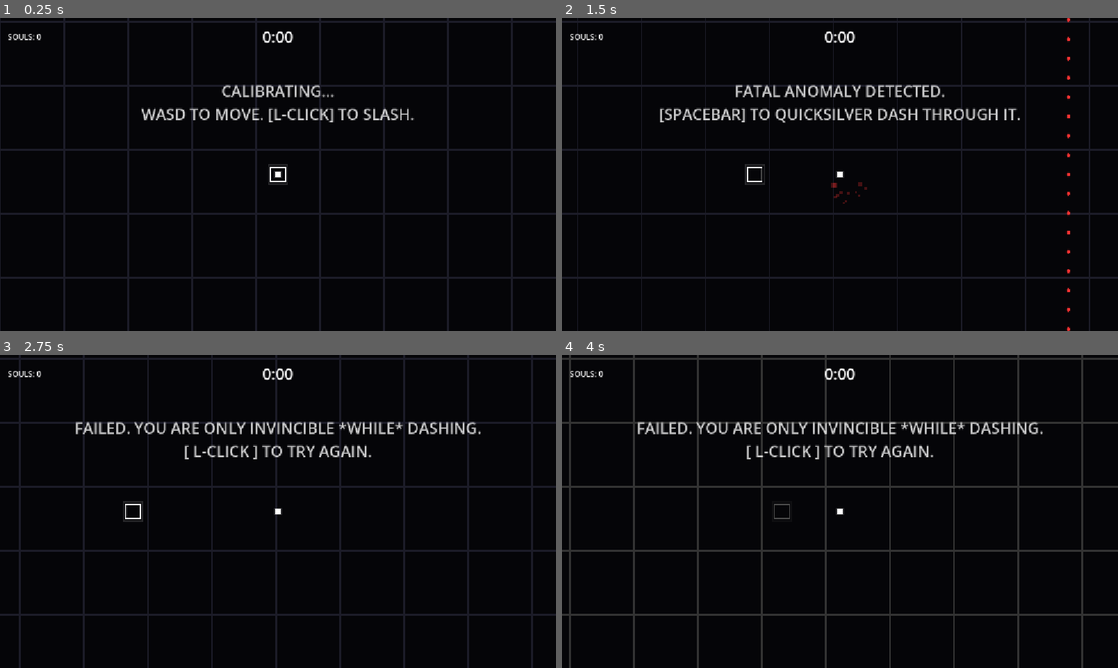
Above: before the commit, frames 1-4 (two rows, left to right).
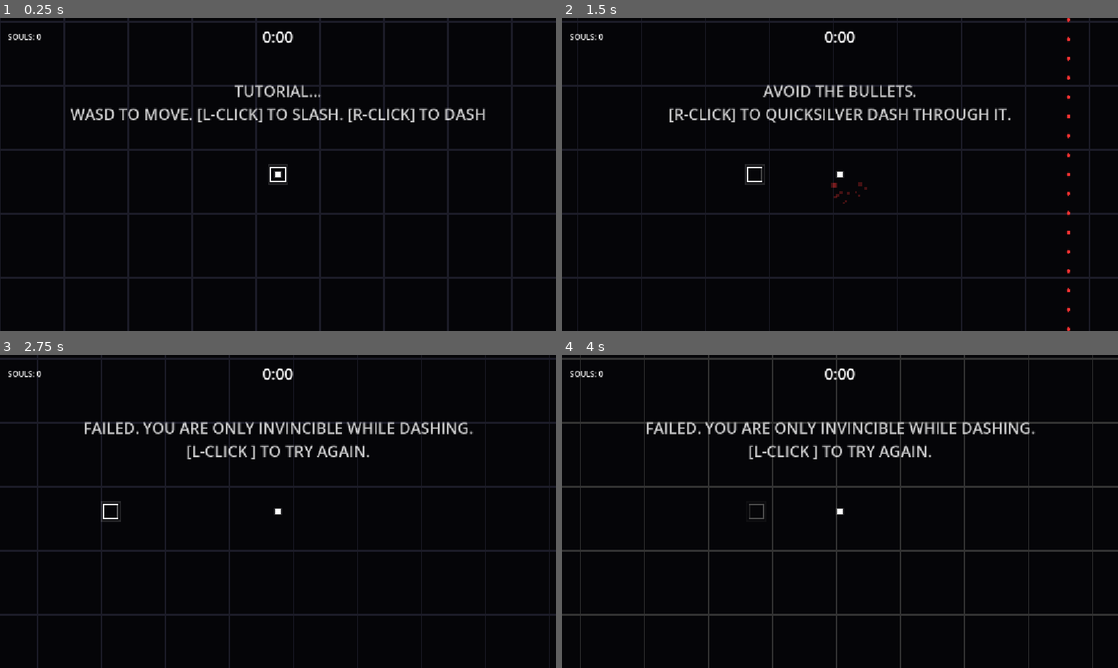
Above: after the commit, the same moments.

Repository: AnonymousXavier/ink-void
Game: Godot game, scene res://Scenes/tutorial.tscn
The game is run twice, just before and just after one commit, with the same random seed, the same clock (stepped at 60 frames per second) and the same inputs. This scene is started directly instead of the project's main scene.
Inputs (mouse positions are in pixels of both pictures, inside the frame that each line leads up to):
- Up to frame 1 (0.25 s): no input
- Up to frame 2 (1.5 s): tap Enter at 0.5 s; move the mouse to (962, 158) at 0.52 s; hold Right (right) 0.53-1.25 s; hold Space (parry) 0.53-1.25 s; tap Shift (dash) at 0.6 s; click (962, 158) at 0.67 s; drag from (728, 190) to (812, 237) at 1.27 s
- Up to frame 3 (2.75 s): move the mouse to (333, 442) at 2.02 s; hold Right (right) from 2.03 s (still down); hold Space (parry) from 2.03 s (still down); tap Shift (dash) at 2.1 s
- Up to frame 4 (4 s): release Right (right) at 2.75 s; release Space (parry) at 2.75 s; drag from (812, 574) to (673, 464) at 2.77 s; move the mouse to (1006, 558) at 3.52 s; hold Left (left) from 3.53 s (still down); hold Space (parry) from 3.53 s (still down); tap Shift (dash) at 3.6 s

The runs differ from the first frame. In frame 1, 2.2% of the frame differs, in the area x 12-88%, y 21-34%; in frame 2, 2.6%; in frame 3, 7.2%, in the area x 3-99%, y 0-100%; in frame 4, 7.1%.

Commit message:
Audio Implementation

Diff:
--- a/AutoLoads/Cache.gd
+++ b/AutoLoads/Cache.gd
@@ -1,6 +1,7 @@
 extends Node
 
 var is_ready: bool
+var audio_dict: Dictionary[String, AudioStream]
 
 # RENDERING DATA
 @onready var textures_dict: Dictionary[Enums.ENTITY_TYPES, ImageTexture]
@@ -38,4 +39,18 @@
 		Enums.ENTITY_TYPES.PLAYER: await ImageGenerator.generate_texture_for(render_info[Enums.ENTITY_TYPES.PLAYER])
 	}
 
+	# Preload all your generated audio here!
+	audio_dict = {
+		"slash": preload("uid://bq5qyyhu04nnx"),
+		"parry": preload("uid://cyxnctjw465ik"),
+		"dash": preload("uid://cwavci7klm88o"),
+		"shoot": preload("uid://dhnko1t8mc2iq"),
+		"enemy_death": preload("uid://dtt4nr1cmsobp"),
+		"soul_pop": preload("uid://bq20jtogsgkw8"),
+		# Background music
+		"lobby_bgm": preload("uid://pcsuom33xydi"),
+		"arena_bgm": preload("uid://cqwjqxvlwkwx3"),
+		"tutorial_bgm": preload("uid://cjdkadiqlwhom")
+	}
+
 	is_ready = true
--- a/AutoLoads/SceneInstances.gd
+++ b/AutoLoads/SceneInstances.gd
@@ -12,5 +12,6 @@
 var save_system: SaveSystem
 var load_system: LoadSystem
 var viewport: Viewport
+var audio_system: AudioSystem
 
 var time_scale: float = 1.0
--- a/Scenes/main_menu.gd
+++ b/Scenes/main_menu.gd
@@ -3,6 +3,7 @@
 @onready var bg: ColorRect = $BG
 @onready var main_menu_ui_manager: MainMenuUIManager = $MainMenuUIManager
 
+var audio_system: AudioSystem = AudioSystem.new("lobby_bgm")
 var events_manager: EventsManager = EventsManager.new()
 var input_system: InputSystem = InputSystem.new()
 var player_controller_system: PlayerControllerSystem = PlayerControllerSystem.new()
@@ -25,6 +26,8 @@
 	SceneInstances.rendering_system = rendering_system
 	SceneInstances.BG = bg
 	SceneInstances.camera = camera
+
+	add_child(audio_system)
 
 	_update_gold_display()
 	add_child(rendering_system)
@@ -121,6 +124,7 @@
 			return
 
 	main_menu_ui_manager.update()
+	audio_system.update(delta)
 
 func _update_gold_display() -> void:
 	pass
--- a/Scenes/tutorial.gd
+++ b/Scenes/tutorial.gd
@@ -4,6 +4,7 @@
 @onready var ui_manager: UIManager = $UIManager
 
 # Initialize Core Systems
+var audio_system: AudioSystem = AudioSystem.new("tutorial_bgm")
 var rendering_system: RenderingSystem = RenderingSystem.new()
 var input_system: InputSystem = InputSystem.new()
 var events_manager: EventsManager = EventsManager.new()
@@ -31,8 +32,7 @@
 var hitstop_system: HitStopSystem = HitStopSystem.new()
 
 # Initialize Tutorial-Specific Systems
-# A tight 600x600 quarantine zone centered on the spawn
-var boundary_system: BoundarySystem = BoundarySystem.new(Rect2(-300, -300, 600, 600))
+var boundary_system: BoundarySystem = BoundarySystem.new(Rect2(-300, -300, 1000, 1000))
 var tutorial_system: TutorialSystem = TutorialSystem.new()
 
 var player_spawned: bool = false
@@ -58,7 +58,8 @@
 	add_child(splatter_canvas)
 	add_child(rendering_system)
 	add_child(particles_system)
-	add_child(tutorial_system) # Add the Director!
+	add_child(tutorial_system)
+	add_child(audio_system)
 
 func _process(delta: float) -> void:
 	if Cache.is_ready and not player_spawned:
@@ -99,5 +100,7 @@
 	camera_shake_system.update(delta)
 	camera.update()
 
+	audio_system.update(delta)
+
 	# The Director watches everything
 	tutorial_system.update(delta)
--- a/Scenes/world.gd
+++ b/Scenes/world.gd
@@ -4,6 +4,7 @@
 @onready var ui_manager: UIManager = $UIManager
 
 # Initialize Systems
+var audio_system: AudioSystem = AudioSystem.new("arena_bgm")
 var rendering_system: RenderingSystem = RenderingSystem.new()
 var input_system: InputSystem = InputSystem.new()
 var events_manager: EventsManager = EventsManager.new()
@@ -63,6 +64,7 @@
 	add_child(rendering_system)
 
 	add_child(wave_system)
+	add_child(audio_system)
 	add_child(particles_system)
 
 func _process(delta: float) -> void:
@@ -110,5 +112,7 @@
 	upgrade_system.update()
 	revive_system.update()
 
+	audio_system.update(delta)
+
 	if not game_over_system.game_ended: game_over_system.update(delta)
 	save_system.update()
--- /dev/null
+++ b/Systems/AudioSystem.gd
@@ -0,0 +1,69 @@
+extends Node
+class_name AudioSystem
+
+var sfx_pool: Array[AudioStreamPlayer] = []
+var pool_size: int = 16
+var current_pool_index: int = 0
+
+var bgm_player: AudioStreamPlayer
+var current_bgm_key: String = ""
+
+# Accept the track name when the system is created!
+func _init(bgm_to_play: String = "") -> void:
+	current_bgm_key = bgm_to_play
+	SceneInstances.audio_system = self
+
+	# 1. SETUP BGM PLAYER
+	bgm_player = AudioStreamPlayer.new()
+	bgm_player.bus = "Master"
+	add_child(bgm_player)
+
+	# 2. SETUP SFX POOL
+	for i in range(pool_size):
+		var player = AudioStreamPlayer.new()
+		player.bus = "Master"
+		sfx_pool.append(player)
+		add_child(player)
+
+func _ready() -> void:
+	# Play the specific track passed during _init
+	if current_bgm_key != "" and Cache.audio_dict.has(current_bgm_key):
+		bgm_player.stream = Cache.audio_dict[current_bgm_key]
+		bgm_player.play()
+
+func update(_delta: float) -> void:
+	print("Processing Sound")
+	# --- HITSTOP PITCH MODULATION ---
+	var current_time = SceneInstances.time_scale
+	var target_pitch = max(0.1, current_time)
+
+	for player in sfx_pool:
+		if player.playing:
+			player.pitch_scale = target_pitch
+
+	bgm_player.pitch_scale = target_pitch
+
+	# --- EVENT LISTENER ---
+	for event in SceneInstances.events_manager.events:
+		match event.type:
+			Enums.EVENT_TYPES.DAMAGE_ATTEMPT:
+				play_sound("enemy_death")
+
+			Enums.EVENT_TYPES.SOUL_COLLECTED:
+				play_sound("soul_pop")
+
+			Enums.EVENT_TYPES.HIT_STOP:
+				play_sound("parry")
+				play_sound("slash") # Layer the slash with the parry impact!
+
+func play_sound(sound_name: String) -> void:
+	if not Cache.audio_dict.has(sound_name): print("Sound doesnt existr"); return
+
+	var player = sfx_pool[current_pool_index]
+	player.stream = Cache.audio_dict[sound_name]
+
+	var safe_time = max(0.1, SceneInstances.time_scale)
+	player.pitch_scale = safe_time * randf_range(0.85, 1.15)
+	player.play()
+
+	current_pool_index = (current_pool_index + 1) % pool_size
--- a/Systems/TutorialSystem.gd
+++ b/Systems/TutorialSystem.gd
@@ -18,7 +18,7 @@
 	style.font_color = Color(1, 1, 1, 0.8)
 	instruction_label.label_settings = style
 	instruction_label.horizontal_alignment = HORIZONTAL_ALIGNMENT_CENTER
-	instruction_label.text = "CALIBRATING...\nWASD TO MOVE. [L-CLICK] TO SLASH."
+	instruction_label.text = "TUTORIAL...\nWASD TO MOVE. [L-CLICK] TO SLASH. [R-CLICK] TO DASH"
 
 	var canvas = CanvasLayer.new()
 	canvas.add_child(instruction_label)
@@ -55,7 +55,7 @@
 
 		Phase.DASH_FAILED:
 			# Explicit retry loop
-			instruction_label.text = "FAILED. YOU ARE ONLY INVINCIBLE *WHILE* DASHING.\n[ L-CLICK ] TO TRY AGAIN."
+			instruction_label.text = "FAILED. YOU ARE ONLY INVINCIBLE WHILE DASHING.\n[L-CLICK ] TO TRY AGAIN."
 			if input.fire_pressed:
 				input.fire_pressed = false # Consume the input
 				_transition_to_dash_test()
@@ -65,7 +65,7 @@
 
 		Phase.PARRY_FAILED:
 			# Explicit retry loop
-			instruction_label.text = "FAILED. SLASH THE BULLET *BEFORE* IT HITS YOU.\n[ L-CLICK ] TO TRY AGAIN."
+			instruction_label.text = "FAILED. SLASH THE BULLET BEFORE IT HITS YOU.\n[ L-CLICK ] TO TRY AGAIN."
 			if input.fire_pressed:
 				input.fire_pressed = false # Consume the input
 				_transition_to_parry_test()
@@ -77,7 +77,7 @@
 func _transition_to_dash_test() -> void:
 	current_phase = Phase.DASH_TEST
 	phase_timer = 1.5 # Shortened to 1.5s so they have to react fast
-	instruction_label.text = "FATAL ANOMALY DETECTED.\n[SPACEBAR] TO QUICKSILVER DASH THROUGH IT."
+	instruction_label.text = "AVOID THE BULLETS.\n[R-CLICK] TO QUICKSILVER DASH THROUGH IT."
 	SceneInstances.events_manager.add_event({"type": Enums.EVENT_TYPES.SCREEN_SHAKE, "intensity": 0.5})
 
 	_spawn_bullet_wall()
@@ -105,7 +105,7 @@
 
 func _transition_to_complete() -> void:
 	current_phase = Phase.COMPLETE
-	instruction_label.text = "CALIBRATION COMPLETE.\nGRANTING 100 SOULS. RETURNING TO LOBBY..."
+	instruction_label.text = "TUTORIAL COMPLETE.\nGRANTING 100 SOULS. RETURNING TO LOBBY..."
 	instruction_label.label_settings.font_color = Color(0.2, 1.0, 0.2)
 
 	SceneInstances.events_manager.add_event({"type": Enums.EVENT_TYPES.SCREEN_SHAKE, "intensity": 1.0})
--- a/Systems/dash_system.gd
+++ b/Systems/dash_system.gd
@@ -29,6 +29,7 @@
 	# Start Speedster Mode
 	if input.dash_pressed and dash.cooldown_time_left <= 0 and parry.current_state != ParryData.State.PARRYING:
 		dash.is_dashing = true
+		SceneInstances.audio_system.play_sound("dash")
 		dash.dash_time_left = dash.dash_duration
 		dash.cooldown_time_left = dash.cooldown
 
--- a/Systems/parry_system.gd
+++ b/Systems/parry_system.gd
@@ -39,7 +39,7 @@
 
 	# 3. INPUT TRIGGER (Consumes Ammo)
 	if parry.current_state == ParryData.State.READY and input.parry_pressed and parry.current_charges > 0:
-
+		SceneInstances.audio_system.play_sound("slash")
 		# If we were full, starting a drain means we need to start the background timer
 		if parry.current_charges == parry.max_charges:
 			parry.recharge_timer = parry.recharge_time
--- a/Systems/projectile_dispatch_system.gd
+++ b/Systems/projectile_dispatch_system.gd
@@ -30,3 +30,4 @@
 			var bullet_color = parent_render.modulate if parent_render else Color("ff0033")
 
 			Factories.spawn_bullet(parent_transform.position, direction, event["damage"], event["target"], bullet_speed, bullet_color)
+			SceneInstances.audio_system.play_sound("shoot")
--- /dev/null
+++ b/default_bus_layout.tres
@@ -0,0 +1,15 @@
+[gd_resource type="AudioBusLayout" format=3 uid="uid://dn1sevestxifj"]
+
+[resource]
+bus/1/name = &"BGM"
+bus/1/solo = false
+bus/1/mute = false
+bus/1/bypass_fx = false
+bus/1/volume_db = 0.0
+bus/1/send = &"Master"
+bus/2/name = &"SFX"
+bus/2/solo = false
+bus/2/mute = false
+bus/2/bypass_fx = false
+bus/2/volume_db = 0.0
+bus/2/send = &"Master"
Not shown, added: Audio/Music/ArenaChill.mp3.import
Not shown, added: Audio/Music/ArenaFast.mp3.import
Not shown, added: Audio/Music/LobbyMusic.mp3.import
Not shown, added: Audio/SFX/Dash.wav.import
Not shown, added: Audio/SFX/Dash2.wav.import
Not shown, added: Audio/SFX/EnemyDeath.wav.import
Not shown, added: Audio/SFX/NEnemyShoot.wav.import
Not shown, added: Audio/SFX/Slash.wav.import
Not shown, added: Audio/SFX/SoulsRecieved.wav.import
Not shown, added: Audio/SFX/SuccesfulParry.wav.import
Not shown, added: Systems/AudioSystem.gd.uid
Not shown, changed: export_presets.cfg
(and 11 more such lines)
